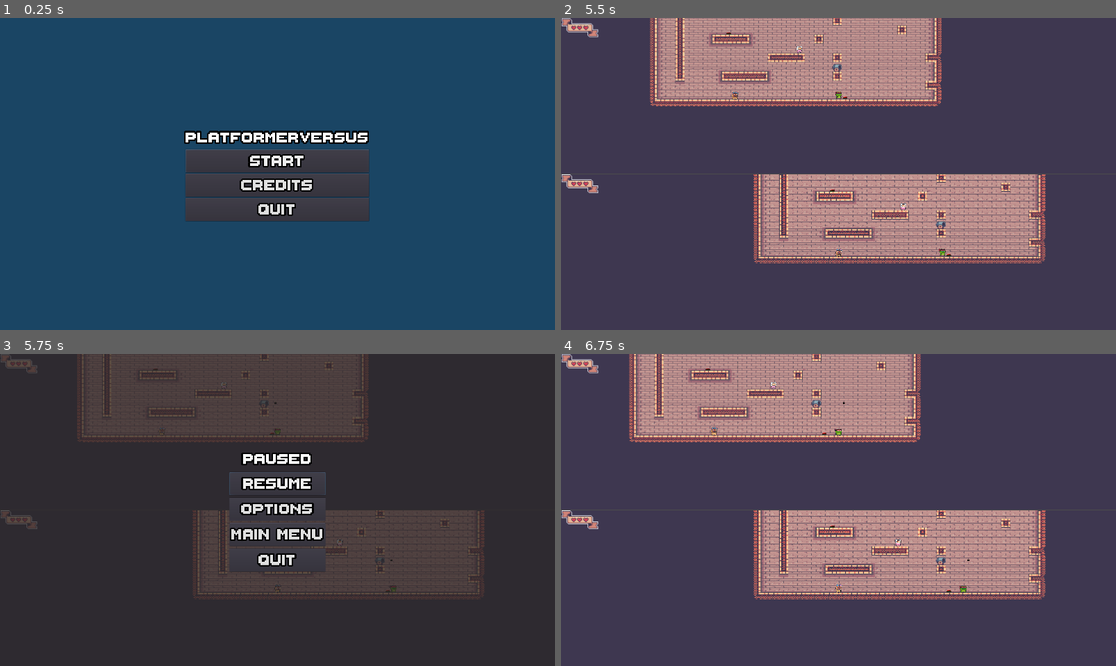
Above: before the commit, frames 1-4 (two rows, left to right).
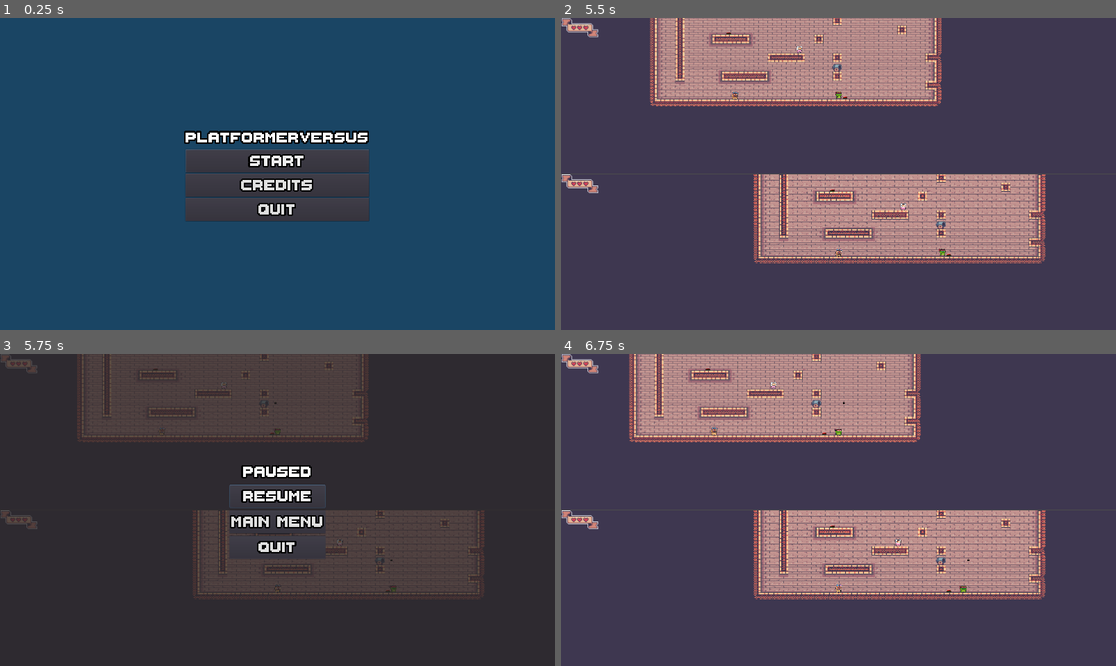
Above: after the commit, the same moments.

Repository: ccarrions/PlatformerVersus
Game: Godot game, scene res://scenes/StartMenu.tscn
Two runs of this game, one before a commit and one after it. Both use one fixed random seed, a clock stepped at 60 frames per second and the inputs below.
Inputs:
- Up to frame 1 (0.25 s): no input
- Up to frame 2 (5.5 s): click "Start" at 0.5 s; click "Level 1" at 1.25 s; hold Right (p1_move_right) 2.03-3.53 s; tap Up (p1_jump) at 2.27, 3.02, 4.52, 5.27 s; hold Left (p1_move_left) 3.53-4.28 s; hold Right (p1_move_right) from 4.28 s (still down)
- Up to frame 3 (5.75 s): keep holding Right (p1_move_right); tap Escape (pause) at 5.65 s
- Up to frame 4 (6.75 s): release Right (p1_move_right) at 5.78 s; hold Left (p1_move_left) 5.78-6.5 s; tap Up (p1_jump) at 6.02 s; click "Resume" at 6.5 s

Frames 1-2 are identical in both runs. In frame 3, 4.3% of the frame differs, in the area x 41-59%, y 31-70%; in frame 4, nothing differs.

Commit message:
final versiom

Diff:
--- a/scenes/PauseMenu.tscn
+++ b/scenes/PauseMenu.tscn
@@ -18,40 +18,41 @@
 anchor_bottom = 1.0
 
 [node name="VBoxContainer" type="VBoxContainer" parent="CenterContainer"]
-margin_left = 918.0
-margin_top = 477.0
-margin_right = 1001.0
-margin_bottom = 603.0
+margin_left = 794.0
+margin_top = 371.0
+margin_right = 1126.0
+margin_bottom = 709.0
 custom_constants/separation = 8
 
 [node name="PauseLabel" type="Label" parent="CenterContainer/VBoxContainer"]
-margin_right = 83.0
-margin_bottom = 14.0
+margin_right = 332.0
+margin_bottom = 74.0
 text = "Paused"
 align = 1
 
 [node name="ResumeButton" type="Button" parent="CenterContainer/VBoxContainer"]
-margin_top = 22.0
-margin_right = 83.0
-margin_bottom = 42.0
+margin_top = 82.0
+margin_right = 332.0
+margin_bottom = 162.0
 text = "Resume"
 
 [node name="OptionsButton" type="Button" parent="CenterContainer/VBoxContainer"]
-margin_top = 50.0
-margin_right = 83.0
-margin_bottom = 70.0
+visible = false
+margin_top = 170.0
+margin_right = 332.0
+margin_bottom = 250.0
 text = "Options"
 
 [node name="MainMenuButton" type="Button" parent="CenterContainer/VBoxContainer"]
-margin_top = 78.0
-margin_right = 83.0
-margin_bottom = 98.0
+margin_top = 170.0
+margin_right = 332.0
+margin_bottom = 250.0
 text = "Main Menu"
 
 [node name="QuitButton" type="Button" parent="CenterContainer/VBoxContainer"]
-margin_top = 106.0
-margin_right = 83.0
-margin_bottom = 126.0
+margin_top = 258.0
+margin_right = 332.0
+margin_bottom = 338.0
 text = "Quit"
 
 [connection signal="pressed" from="CenterContainer/VBoxContainer/ResumeButton" to="." method="_on_ResumeButton_pressed"]
Not shown, changed: export_presets.cfg
Not shown, added: PlatformerVersus.exe
Not shown, added: PlatformerVersus.pck
Not shown, added: PlatformerVersus.x86_64
